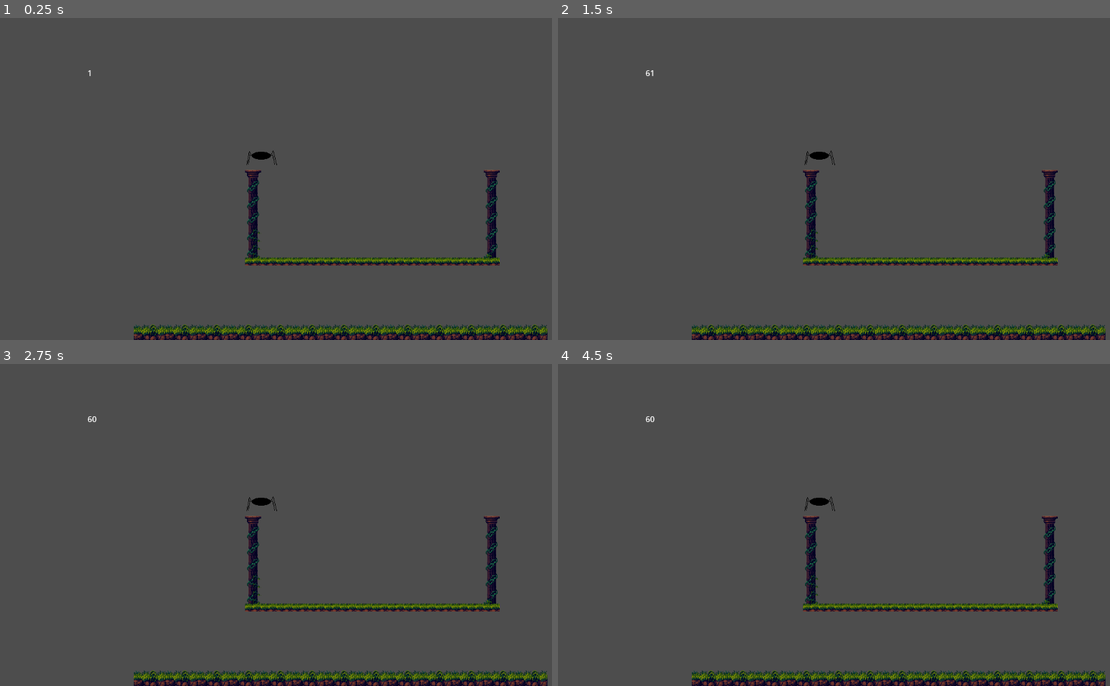
Above: before the commit, frames 1-4 (two rows, left to right).
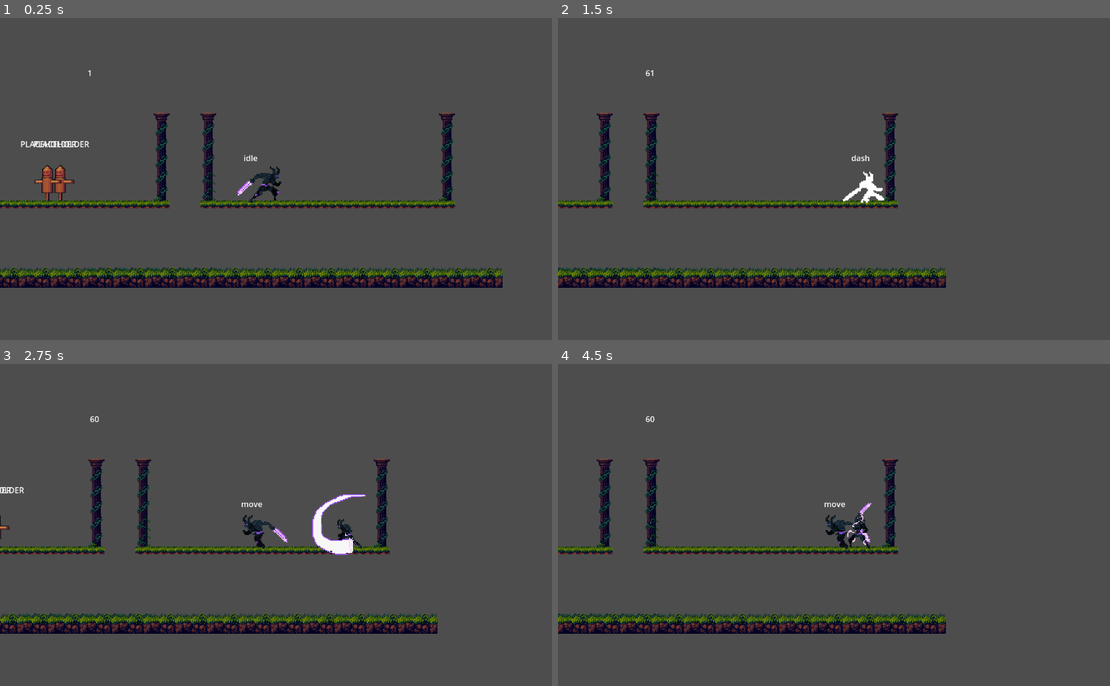
Above: after the commit, the same moments.

Repository: pablopenna/godot_learning
Game: Godot game, scene res://projects/state_machine/scenes/main.tscn
The game is run twice, just before and just after one commit, with the same random seed, the same clock (stepped at 60 frames per second) and the same inputs. Before the commit the project starts from res://projects/navigating_entity/scenes/main.tscn. The engine's default icon, where the game draws it, is replaced by a stand-in: a white triangle on a blue panel in a dark square.
Inputs:
- Up to frame 1 (0.25 s): no input
- Up to frame 2 (1.5 s): tap Enter (ui_accept) at 0.5 s; hold D (move_right) from 0.53 s (still down); tap J (attack) at 0.6 s; tap Space (jump) at 0.77 s; tap Shift (dash) at 1.35 s
- Up to frame 3 (2.75 s): tap Space (jump) at 1.52 s; release D (move_right) at 2.03 s; hold A (move_left) from 2.03 s (still down); tap Ctrl (summon) at 2.1 s
- Up to frame 4 (4.5 s): release A (move_left) at 2.78 s; hold D (move_right) 2.78-4.28 s; tap J (attack) at 2.85 s; tap Space (jump) at 3.02, 3.77 s; hold Shift (dash) 3.53-4.28 s; hold A (move_left) from 4.28 s (still down); tap Ctrl (summon) at 4.35 s

The runs differ from the first frame. In frame 1, 15% of the frame differs, in the area x 0-100%, y 29-100%; in frame 2, 13%; in frame 3, 14%; in frame 4, 13%.

Commit message:
Add character sprites

Diff:
--- a/project.godot
+++ b/project.godot
@@ -11,7 +11,7 @@
 [application]
 
 config/name="Learning_Godot"
-run/main_scene="res://projects/navigating_entity/scenes/main.tscn"
+run/main_scene="res://projects/state_machine/scenes/main.tscn"
 config/features=PackedStringArray("4.2", "Forward Plus")
 run/max_fps=60
 config/icon="res://icon.svg"
Binary file added: common/sprites/2d_character_template/base/Player Crouch-Idle 48x48.aseprite
Binary file added: common/sprites/2d_character_template/base/Player Crouch-Idle 48x48.png
Not shown, added: common/sprites/2d_character_template/base/Player Crouch-Idle 48x48.png.import
Binary file added: common/sprites/2d_character_template/base/Player Death 64x64.aseprite
Binary file added: common/sprites/2d_character_template/base/Player Death 64x64.png
Not shown, added: common/sprites/2d_character_template/base/Player Death 64x64.png.import
Binary file added: common/sprites/2d_character_template/base/Player Hurt 48x48.aseprite
Binary file added: common/sprites/2d_character_template/base/Player Hurt 48x48.png
Not shown, added: common/sprites/2d_character_template/base/Player Hurt 48x48.png.import
Binary file added: common/sprites/2d_character_template/base/Player Idle 48x48.aseprite
Binary file added: common/sprites/2d_character_template/base/Player Idle 48x48.png
Not shown, added: common/sprites/2d_character_template/base/Player Idle 48x48.png.import
(and 109 more such lines)
